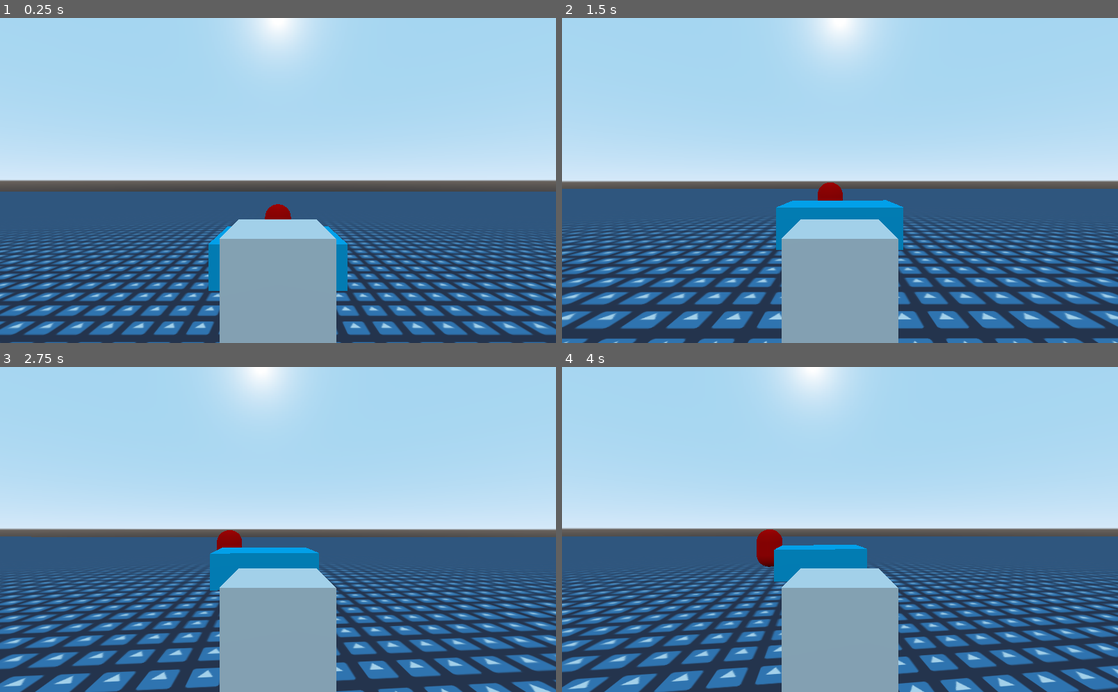
Above: before the commit, frames 1-4 (two rows, left to right).
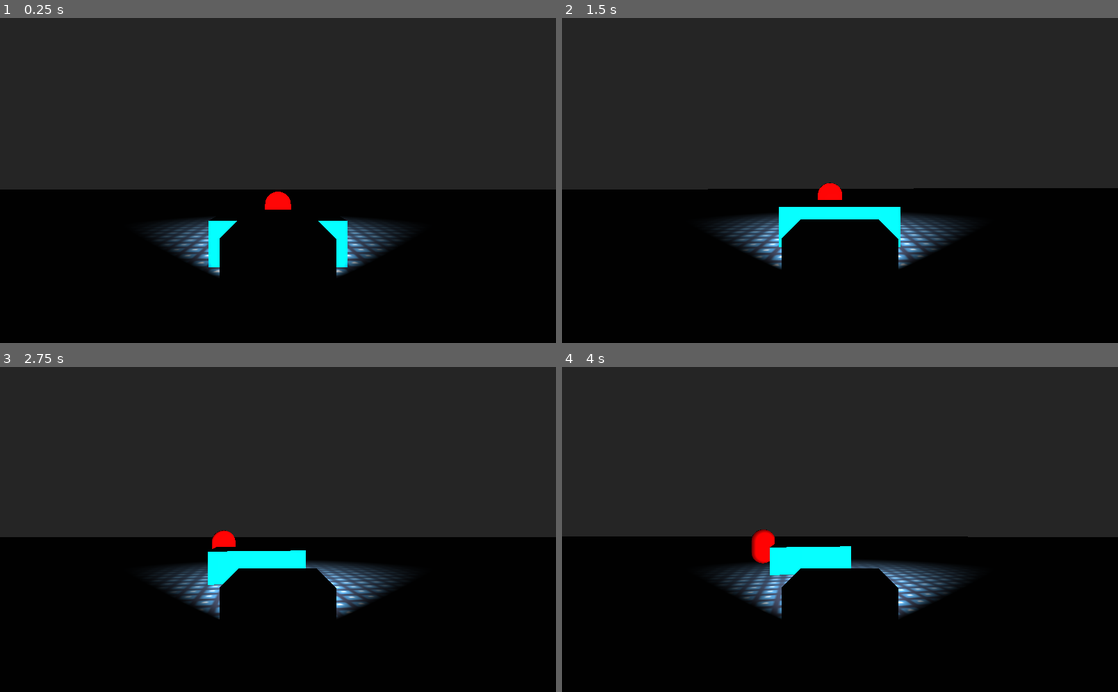
Above: after the commit, the same moments.

Repository: firstgamejam/horror-game
Game: Godot game, scene res://world.tscn
Same seed, same stepped clock (60 frames per second), same inputs: the game is played once before the commit and once after it. The engine's default icon, where the game draws it, is replaced by a stand-in: a white triangle on a blue panel in a dark square.
Inputs:
- Up to frame 1 (0.25 s): no input
- Up to frame 2 (1.5 s): hold S (S) 0.53-1.28 s; tap W (W) at 0.8, 1.35 s
- Up to frame 3 (2.75 s): tap S (S) at 1.55 s; hold A (A) from 2.03 s (still down); tap W (W) at 2.3 s
- Up to frame 4 (4 s): release A (A) at 2.78 s; tap D (D) at 2.85 s; tap S (S) at 3.05 s; hold S (S) from 3.53 s (still down); tap W (W) at 3.8 s

The runs differ from the first frame. In frame 1, 100% of the frame differs, in the area x 0-100%, y 0-100%; in frame 2, 100%; in frame 3, 100%; in frame 4, 100%.

Commit message:
add world environment and car headlight

Diff:
--- a/CarTrauma2/car.tscn
+++ b/CarTrauma2/car.tscn
@@ -53,3 +53,8 @@
 spring_length = 5.0
 
 [node name="ClippedCamera" type="ClippedCamera" parent="SpringArm"]
+
+[node name="Headlight" type="SpotLight" parent="."]
+transform = Transform( 1, 0, 0, 0, 1, 0, 0, 0, 1, 0, 1, -1 )
+light_energy = 10.0
+spot_range = 20.0
--- a/CarTrauma2/world.tscn
+++ b/CarTrauma2/world.tscn
@@ -23,10 +23,14 @@
 [sub_resource type="SpatialMaterial" id=5]
 albedo_color = Color( 0, 0.764706, 1, 1 )
 
+[sub_resource type="Environment" id=6]
+background_mode = 1
+background_color = Color( 0.145098, 0.145098, 0.145098, 1 )
+
 [node name="world" type="Spatial"]
 
 [node name="car" parent="." instance=ExtResource( 2 )]
-transform = Transform( 1, 0, 0, 0, 1, 0, 0, 0, 1, 4, 3, 3 )
+transform = Transform( 1, 0, 0, 0, 1, 0, 0, 0, 1, 4, 2, 3 )
 
 [node name="monster" parent="." instance=ExtResource( 3 )]
 transform = Transform( 1, 0, 0, 0, 1, 0, 0, 0, 1, 4, 1, -10 )
@@ -51,3 +55,6 @@
 width = 6.0
 depth = 4.0
 material = SubResource( 5 )
+
+[node name="WorldEnvironment" type="WorldEnvironment" parent="."]
+environment = SubResource( 6 )
Not shown: 1 places in CarTrauma2/world.tscn that only renumber resources
